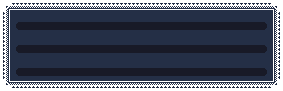
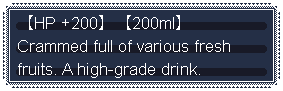
Layers edited between the first and the second 283x91 image:
added layer "EN" above "JP" over box(18, 15, 230, 78)
